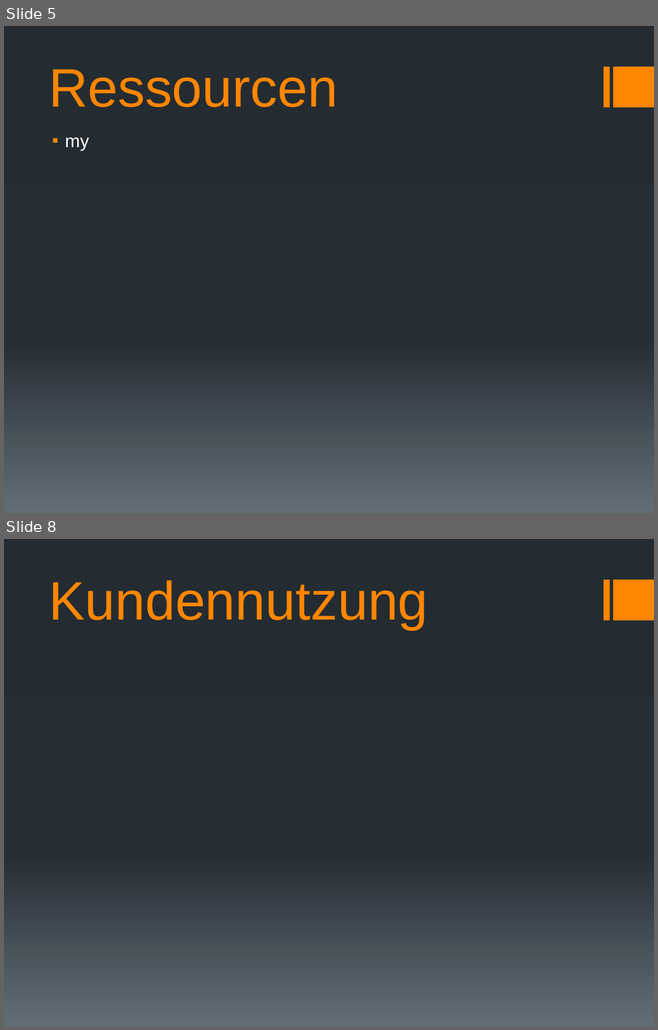
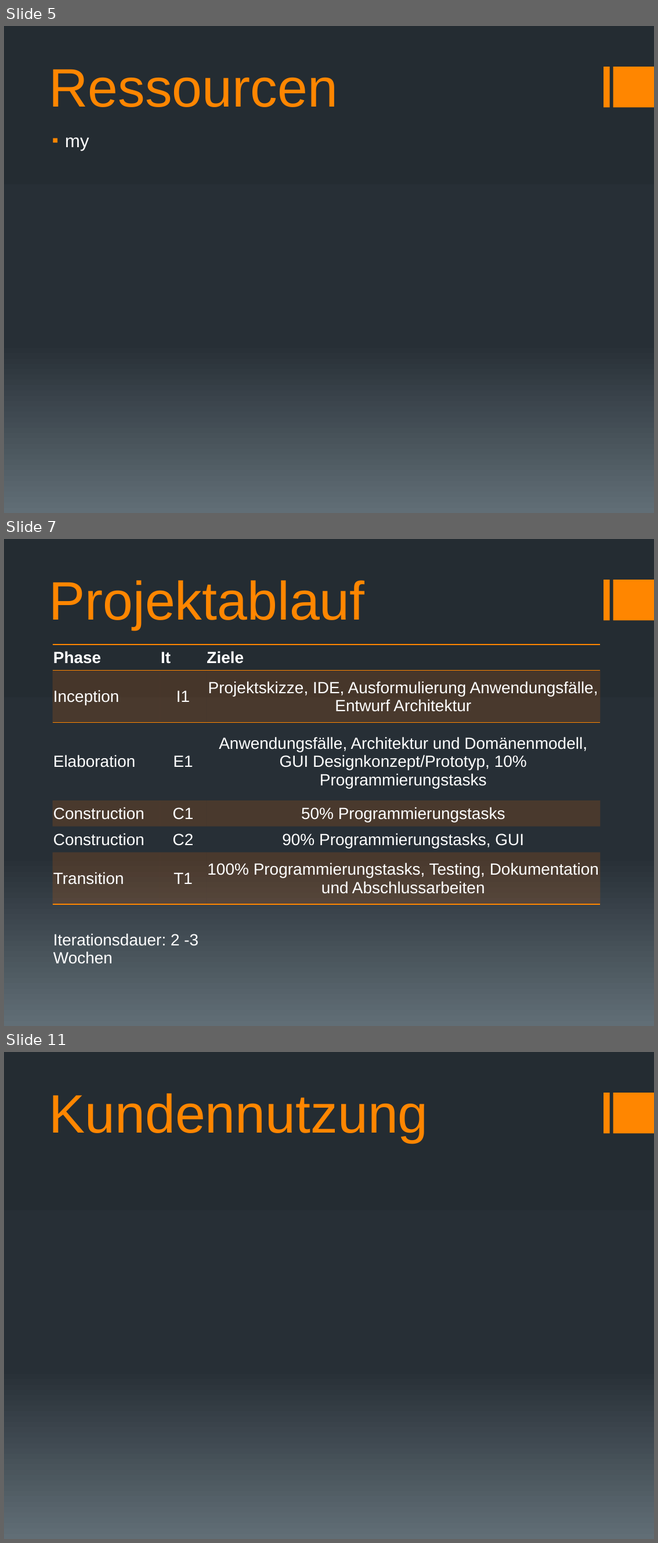
Before and after one commit to docker-apps/Docker, a slide deck: Documents/Projektskizze/Projektskizze_Präsentation_v1.pptx. Shown one above the other, each under a label of ours: slides 5 and 8 before the commit, slides 5, 7 and 11 after it; the slides between them are not shown. The pictures are 658x1030 and 658x1543 pixels, drawn with LibreOffice and Linux fonts; fonts in the diff are those of the drawing. Boxes give left, top, right and bottom in pixels: in the first picture for what was removed or moved away, otherwise in the second. Text is boxed around its words. In the diff, an @@ line names an element or a change of style, - is before the commit and + after.

```diff
--- a/Documents/Projektskizze/Projektskizze_Präsentation_v1.pptx
+++ b/Documents/Projektskizze/Projektskizze_Präsentation_v1.pptx
@@ slide 7 added at [4, 539, 654, 1026], background gradient #242C33 to #273037 to #636D76; not listed: 2 template elements that a slide beside it also shows @@
@@ title added at [49, 580, 364, 629], 60 pt, text #FF8600 @@
+Projektablauf
@@ table added at [53, 644, 600, 970], 8 rows, 3 columns @@
+Phase | It | Ziele
+Inception | I1 | Projektskizze, IDE, Ausformulierung Anwendungsfälle, Entwurf Architektur
+Elaboration | E1 | Anwendungsfälle, Architektur und Domänenmodell, GUI Designkonzept/Prototyp, 10% Programmierungstasks
+Construction | C1 | 50% Programmierungstasks
+Construction | C2 | 90% Programmierungstasks, GUI
+Transition | T1 | 100% Programmierungstasks, Testing, Dokumentation und Abschlussarbeiten
+ |  | 
+Iterationsdauer: 2 -3 Wochen |  | 
@@ what was slide 8 is now slide 11 @@
```
Also in this commit, not shown: 4 other slides added, 2 slides removed, 8 other files.
